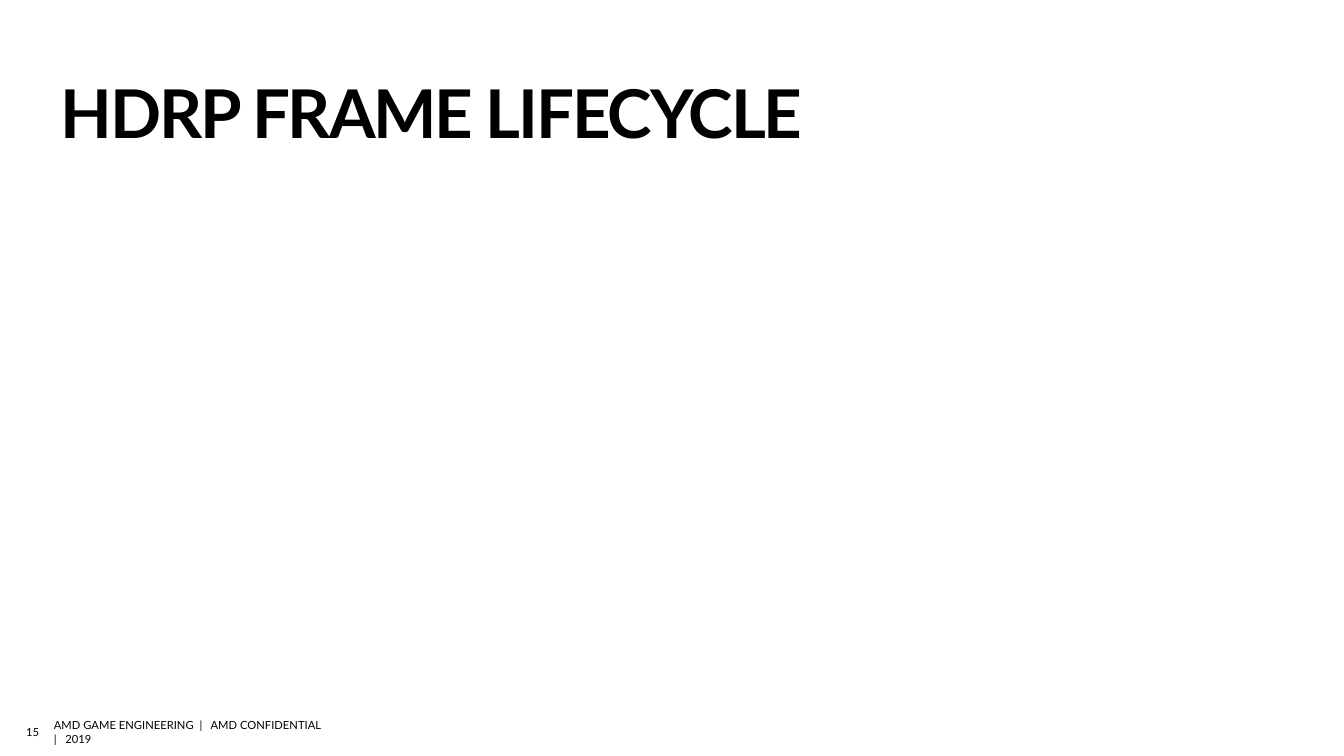
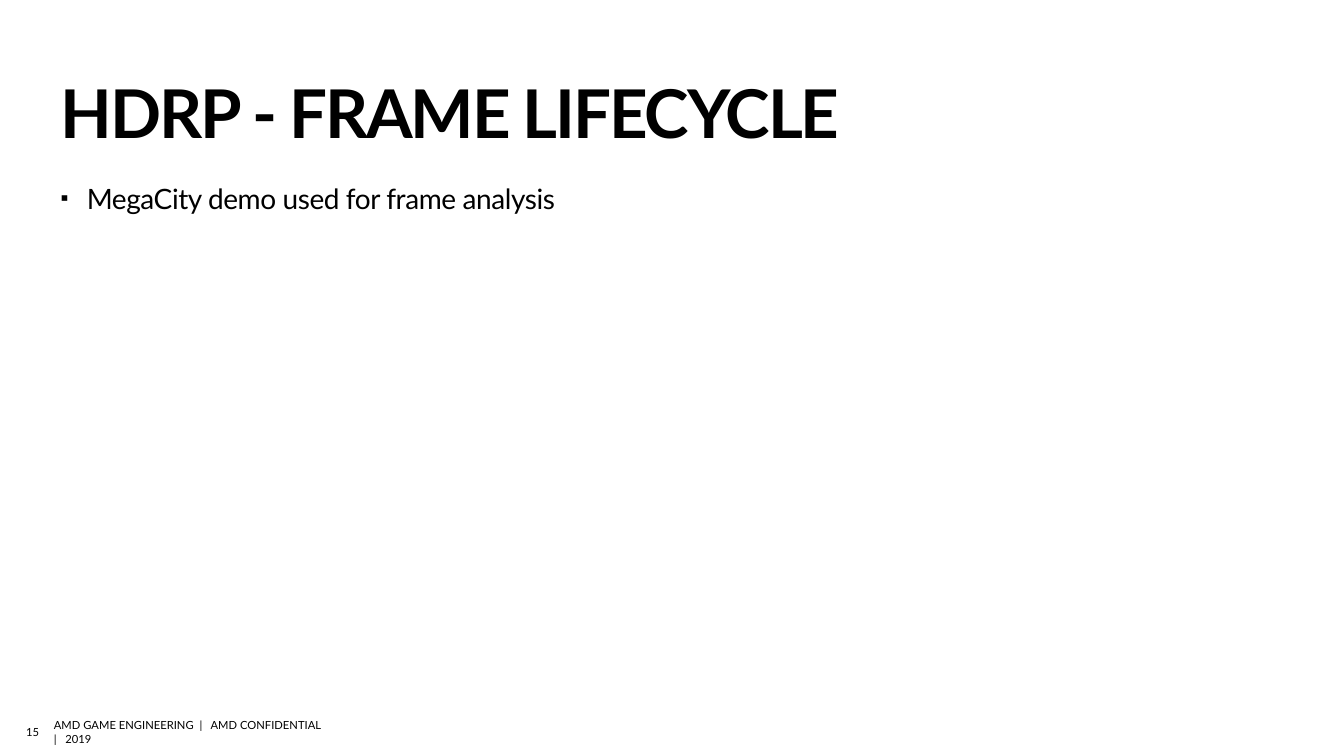
Before and after one commit to david-lively/CustomSRP, a slide deck: slide 15 of HDRP.pptx. Drawn at 1344x756 pixels with LibreOffice and Linux fonts; fonts in the diff are those of the drawing; background and template pictures are left out. Boxes give left, top, right and bottom in pixels: in the first picture for what was removed or moved away, otherwise in the second. Text is boxed around its words. In the diff, an @@ line names an element or a change of style, - is before the commit and + after.

```diff
--- a/HDRP.pptx
+++ b/HDRP.pptx
@@ title at bbox=[60, 89, 840, 139]: text changed @@
-HDRP FRAME LIFECYCLE
+HDRP - FRAME LIFECYCLE
@@ text added at bbox=[87, 188, 555, 214], 20 pt, text #000000 @@
+▪ MegaCity demo used for frame analysis
```
Also in this commit, not shown: 3 other slides changed, 1 slide added.
